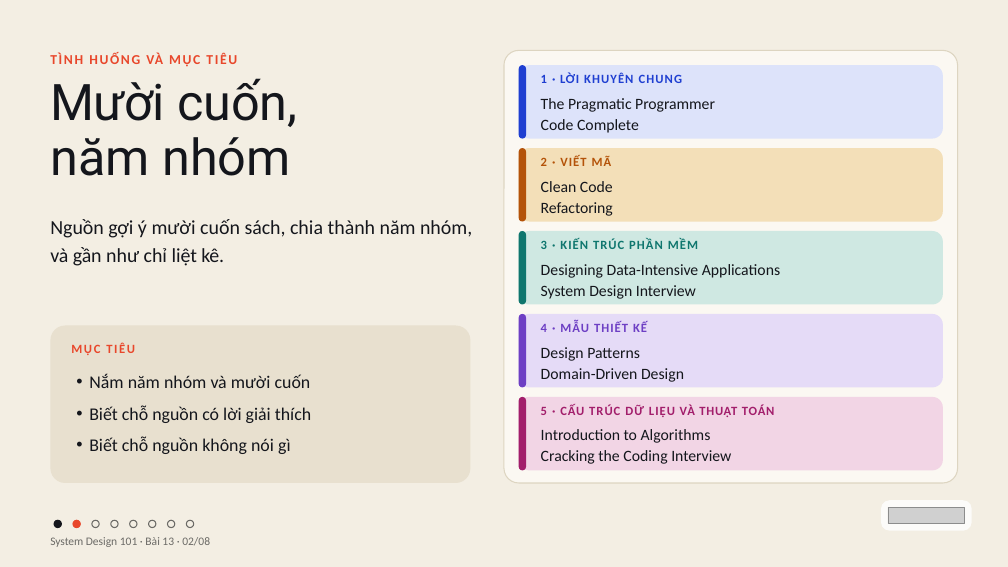
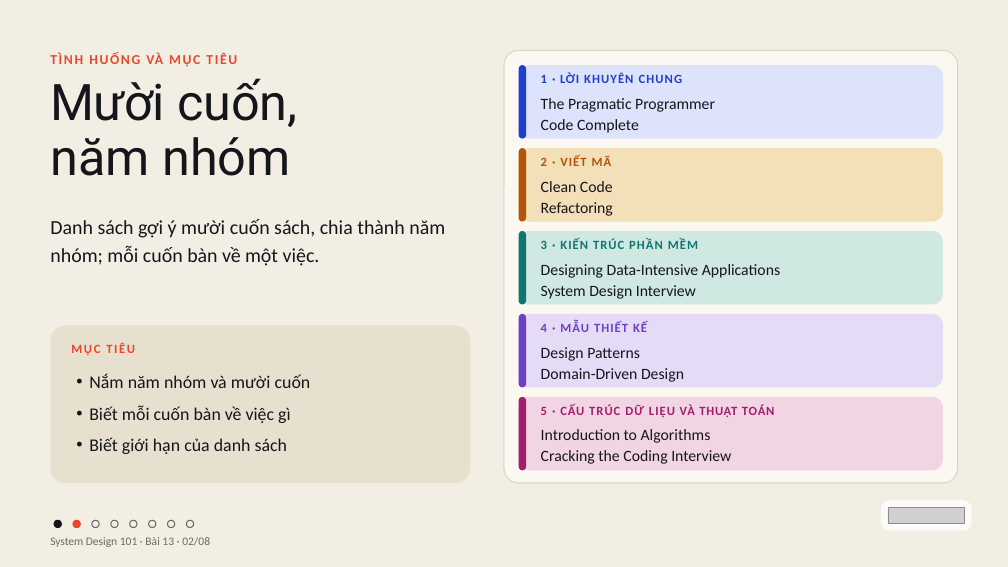
Before and after one commit to vohoailinh90/tool-marketing-studio, a slide deck: slide 2 of system-design-101/vi/lessons/sd-10-013/slides/sd-10-013.pptx. Drawn at 1008x567 pixels with LibreOffice and Linux fonts; fonts in the diff are those of the drawing; grey boxes stand for pictures. Boxes give left, top, right and bottom in pixels: in the first picture for what was removed or moved away, otherwise in the second. Text is boxed around its words. In the diff, an @@ line names an element or a change of style, - is before the commit and + after.

```diff
--- a/system-design-101/vi/lessons/sd-10-013/slides/sd-10-013.pptx
+++ b/system-design-101/vi/lessons/sd-10-013/slides/sd-10-013.pptx
@@ text at [50,219,445,266]: text changed @@
-Nguồn gợi ý mười cuốn sách, chia thành năm nhóm, và gần như chỉ liệt kê.
+Danh sách gợi ý mười cuốn sách, chia thành năm nhóm; mỗi cuốn bàn về một việc.
@@ text at [89,405,291,454]: text changed @@
-• Biết chỗ nguồn có lời giải thích
-• Biết chỗ nguồn không nói gì
+• Biết mỗi cuốn bàn về việc gì
+• Biết giới hạn của danh sách
```
Also in this commit, not shown: 7 other slides changed, 4 other files.
